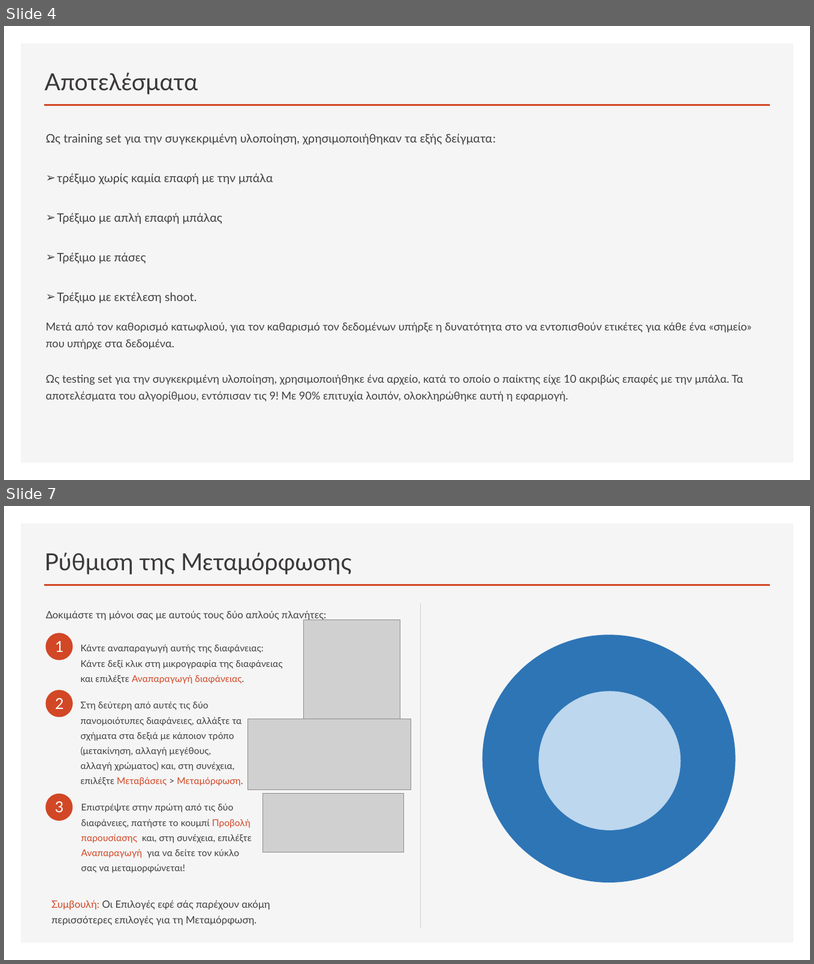
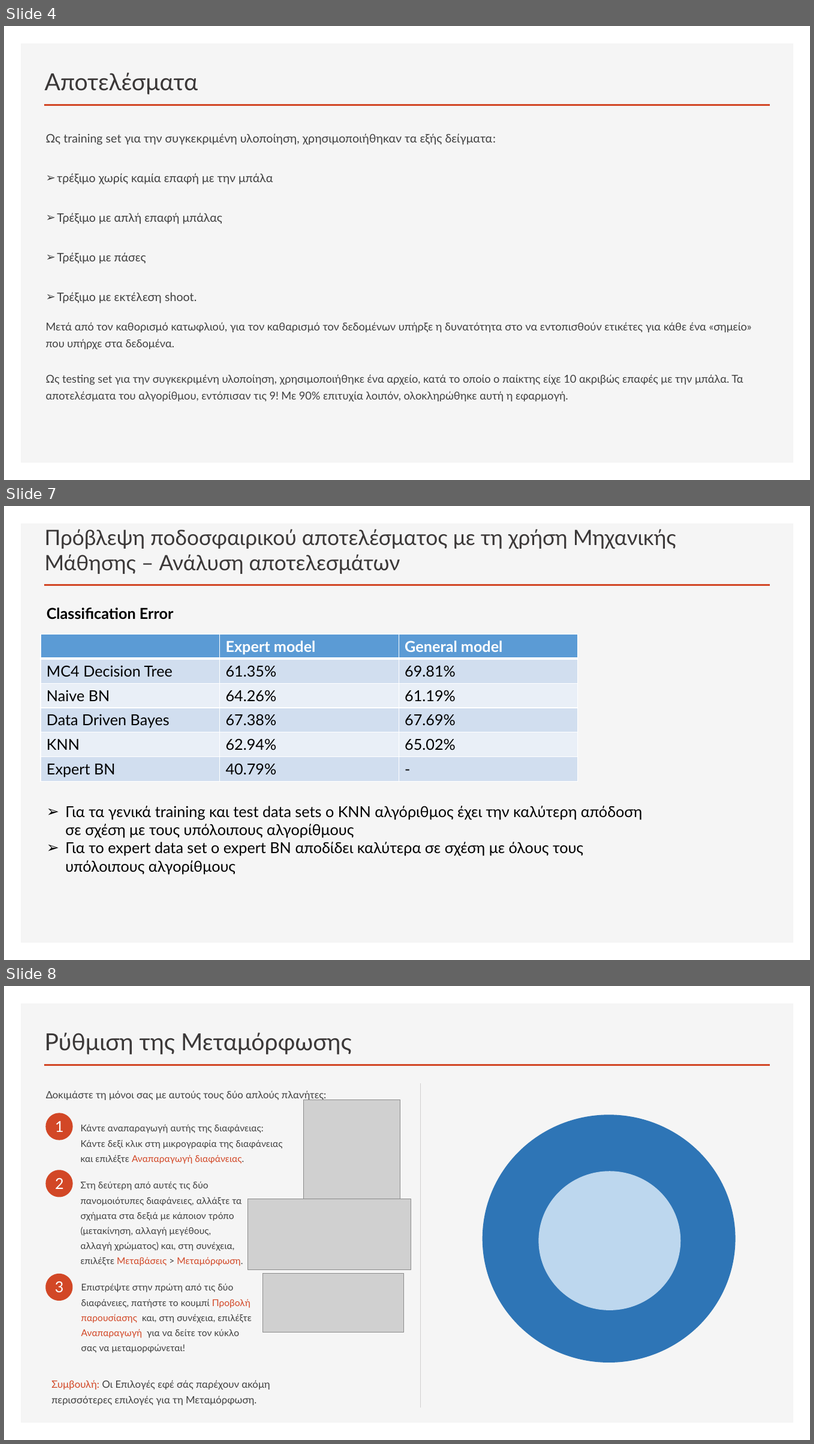
Before and after one commit to nikosbampis/Machine-Learning, a slide deck: machine-learning-12-13.pptx. Shown one above the other, each under a label of ours: slides 4 and 7 before the commit, slides 4, 7 and 8 after it; the slides between them are not shown. The pictures are 814x964 and 814x1444 pixels, drawn with LibreOffice and Linux fonts; fonts in the diff are those of the drawing; grey boxes stand for pictures. Boxes give left, top, right and bottom in pixels: in the first picture for what was removed or moved away, otherwise in the second. Text is boxed around its words. In the diff, an @@ line names an element or a change of style, - is before the commit and + after.

Commit message:
Ολοκλήρωση 3ου αλγορίθμου

```diff
--- a/machine-learning-12-13.pptx
+++ b/machine-learning-12-13.pptx
@@ slide 7 added at bbox=[4, 506, 810, 960], background #FFFFFF; not listed: 2 template elements that a slide beside it also shows @@
@@ title added at bbox=[45, 529, 677, 574], 25.2 pt, text #3B3838 @@
+Πρόβλεψη ποδοσφαιρικού αποτελέσματος με τη χρήση Μηχανικής Μάθησης – Ανάλυση αποτελεσμάτων
@@ text added at bbox=[47, 607, 174, 619], 18 pt, text #000000, bold @@
+Classification Error
@@ table added at bbox=[40, 634, 578, 781], 6 rows, 3 columns @@
+ | Expert model | General model
+MC4 Decision Tree | 61.35% | 69.81%
+Naive BN | 64.26% | 61.19%
+Data Driven Bayes | 67.38% | 67.69%
+KNN | 62.94% | 65.02%
+Expert BN | 40.79% | -
@@ text added at bbox=[65, 805, 642, 874], 18 pt, text #000000 @@
+➢ Για τα γενικά training και test data sets ο ΚΝΝ αλγόριθμος έχει την καλύτερη απόδοση σε σχέση με τους υπόλοιπους αλγορίθμους
+➢ Για το expert data set o expert BN αποδίδει καλύτερα σε σχέση με όλους τους υπόλοιπους αλγορίθμους
@@ what was slide 7 is now slide 8 @@
```
Also in this commit, not shown: 1 slide changed, 1 other slide added, 1 slide removed.
